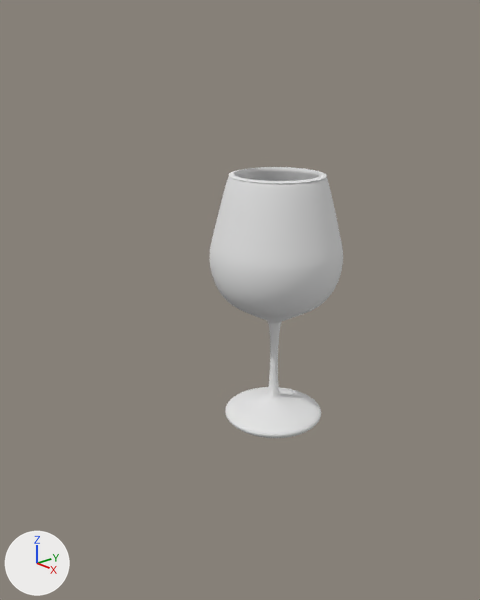
Two versions of the Blender file Blender/Бокал.blend, one commit apart.
Camera for both pictures: a camera (50 mm lens) standing at (4.21, -4.3, 3.47) and looking at (0.39, -0.9, 1.63). The lights are fixed; the arrows at lower left show +X, +Y and +Z.

Before the edit, the objects in view are built like this:
```python
cu_beziercircle = bpy.data.curves.new('BezierCircle', 'CURVE')
cu_beziercircle.dimensions = '3D'
_sp = cu_beziercircle.splines.new('BEZIER'); _sp.bezier_points.add(3)
_sp.bezier_points.foreach_set('co', [-1.674, -0.701, 0.0, -0.674, 0.299, 0.0, 0.326, -0.701, 0.0, -0.674, -1.701, 0.0])
_sp.bezier_points.foreach_set('handle_left', [-1.674, -1.253, 0.0, -1.226, 0.299, 0.0, 0.326, -0.149, 0.0, -0.122, -1.701, 0.0])
_sp.bezier_points.foreach_set('handle_right', [-1.674, -0.149, 0.0, -0.122, 0.299, 0.0, 0.326, -1.253, 0.0, -1.226, -1.701, 0.0])
for _p, _l, _r in zip(_sp.bezier_points, ['AUTO', 'AUTO', 'AUTO', 'AUTO'], ['AUTO', 'AUTO', 'AUTO', 'AUTO']): _p.handle_left_type = _l; _p.handle_right_type = _r
_sp.order_u = 0
_sp.order_v = 0
_sp.use_cyclic_u = True
cu_beziercircle.materials.append(mat_material)  # white #e7e7e7
cu_beziercircle.use_path = True
cu_beziercircle.use_path_clamp = True
cu_beziercircle.bevel_mode = 'OBJECT'
cu_beziercircle.bevel_resolution = 0
cu_beziercircle.fill_mode = 'HALF'
cu_beziercircle.bevel_object = ob_beziercurve
ob_beziercircle = bpy.data.objects.new('BezierCircle', cu_beziercircle)
ob_beziercircle.location = (0.077, 0.089, 0.0)
ob_beziercircle.scale = (0.205, 0.205, 0.205)
```
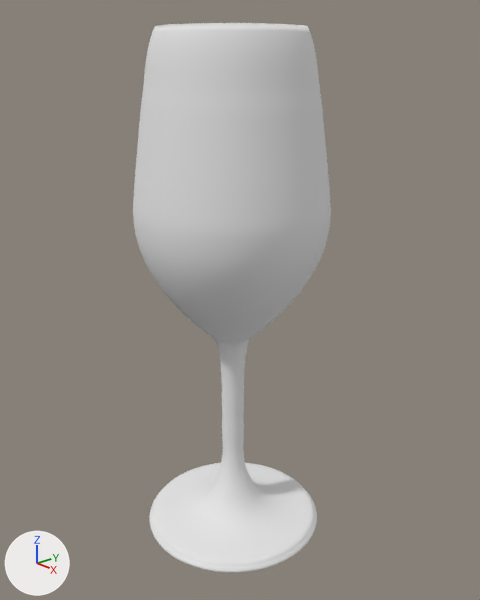
Patch to the scene script:
```diff
--- a/Blender/Бокал.blend.py
+++ b/Blender/Бокал.blend.py
@@ cu_beziercurve @@
 cu_beziercurve.dimensions = '3D'
-_sp = cu_beziercurve.splines.new('BEZIER'); _sp.bezier_points.add(11)
-_sp.bezier_points.foreach_set('co', [1.018, -0.0154, 0.0, -0.841, 0.108, 0.0, -1.345, 0.603, 0.0, 0.665, 1.402, 0.0, 0.595, 5.389, 0.0, -1.275, 6.513, 0.0, -1.997, 8.919, 0.0, -1.114, 12.16, -0.000584, -0.896, 12.24, 0.0, -1.675, 9.3, 0.0, -1.293, 7.043, 0.0, 1.024, 5.387, 0.0])
-_sp.bezier_points.foreach_set('handle_left', [1.02, 1.785, 0.0, -0.692, 0.0529, 0.0, -1.501, 0.419, 0.0, 0.511, 1.123, 0.0, 0.893, 5.373, 0.0, -0.963, 6.207, 0.0, -2.106, 8.19, 0.0, -1.224, 12.06, -0.000584, -1.344, 12.16, 0.0, -1.422, 10.5, 0.0219, -1.956, 8.225, 0.0583, 0.252, 5.939, 0.0])
-_sp.bezier_points.foreach_set('handle_right', [0.291, -0.0384, 0.0, -1.067, 0.191, 0.0, -1.165, 0.814, 0.0, 0.854, 1.74, 0.0, -0.0286, 5.764, 0.0, -1.976, 7.199, 0.0, -1.747, 9.982, 0.0, -1.041, 12.18, -0.000389, -1.155, 11.26, 0.0, -1.859, 8.426, -0.0159, -0.774, 6.119, -0.0456, 1.022, 3.586, 0.0])
-for _p, _l, _r in zip(_sp.bezier_points, ['VECTOR', 'ALIGNED', 'ALIGNED', 'ALIGNED', 'FREE', 'ALIGNED', 'FREE', 'FREE', 'FREE', 'ALIGNED', 'ALIGNED', 'VECTOR'], ['FREE', 'ALIGNED', 'ALIGNED', 'ALIGNED', 'FREE', 'ALIGNED', 'FREE', 'VECTOR', 'VECTOR', 'ALIGNED', 'ALIGNED', 'VECTOR']): _p.handle_left_type = _l; _p.handle_right_type = _r
+_sp = cu_beziercurve.splines.new('BEZIER'); _sp.bezier_points.add(21)
+_sp.bezier_points.foreach_set('co', [2.417, 0.0554, 0.0, 2.394, 0.195, 0.0, 1.697, 0.325, 0.0, 1.282, 0.816, 0.0, 1.172, 1.993, 0.0, 1.276, 3.397, 0.0, 2.178, 4.45, 0.0, 2.446, 5.452, 0.0, 2.254, 6.956, 0.0, 2.028, 7.934, 0.0, -0.0277, 7.934, 0.0, -0.228, 6.833, 0.0, -0.32, 5.057, 0.0, 0.12, 4.1, 0.0, 0.738, 3.42, 0.0, 0.855, 3.168, 0.0, 0.937, 1.99, 0.0, 0.884, 1.12, 0.0, 0.655, 0.508, 0.0, -0.258, 0.202, 0.0, -0.254, 0.0408, 0.0, 1.0, 0.0, 0.0])
+_sp.bezier_points.foreach_set('handle_left', [1.945, 0.0369, 0.0, 2.401, 0.149, 0.0, 1.936, 0.237, 0.0, 1.379, 0.585, 0.0, 1.209, 1.601, 0.0, 1.132, 2.929, 0.0, 1.987, 4.099, 0.0, 2.44, 5.118, 0.0, 2.318, 6.455, 0.0, 2.188, 7.608, 0.0, -0.614, 2.516, 0.0, -0.133, 7.2, 0.0, -0.459, 5.649, 0.0, -0.143, 4.419, 0.0, 0.533, 3.691, 0.0, 0.846, 3.301, 0.0, 0.91, 2.382, 0.0, 0.901, 1.41, 0.0, 0.93, 0.706, 0.0, 0.0696, 0.21, 0.0, -0.255, 0.0944, 0.0, 0.582, 0.0136, 0.0])
+_sp.bezier_points.foreach_set('handle_right', [2.508, 0.114, 0.0, 2.161, 0.239, 0.0, 1.462, 0.412, 0.0, 1.104, 1.242, 0.0, 1.207, 2.461, 0.0, 1.666, 3.748, 0.0, 2.402, 4.849, 0.0, 2.401, 5.954, 0.0, 2.178, 7.282, 0.0, 2.425, 1.99, 0.0, -0.0943, 7.567, 0.0, -0.3, 6.241, 0.0, -0.299, 4.738, 0.0, 0.235, 3.873, 0.0, 0.777, 3.336, 0.0, 0.928, 2.775, 0.0, 0.919, 1.7, 0.0, 0.807, 0.916, 0.0, 0.351, 0.295, 0.0, -0.42, 0.101, 0.0, 0.164, 0.0272, 0.0, 1.667, 0.0, 0.0])
+for _p, _l, _r in zip(_sp.bezier_points, ['VECTOR', 'VECTOR', 'ALIGNED', 'AUTO', 'VECTOR', 'FREE', 'FREE', 'FREE', 'VECTOR', 'FREE', 'FREE', 'FREE', 'FREE', 'FREE', 'FREE', 'FREE', 'VECTOR', 'VECTOR', 'FREE', 'FREE', 'VECTOR', 'VECTOR'], ['FREE', 'VECTOR', 'ALIGNED', 'AUTO', 'VECTOR', 'FREE', 'FREE', 'FREE', 'VECTOR', 'FREE', 'VECTOR', 'FREE', 'FREE', 'FREE', 'VECTOR', 'FREE', 'VECTOR', 'VECTOR', 'FREE', 'FREE', 'VECTOR', 'FREE']): _p.handle_left_type = _l; _p.handle_right_type = _r
 _sp.order_u = 0
@@ cu_beziercircle @@
 _sp = cu_beziercircle.splines.new('BEZIER'); _sp.bezier_points.add(3)
-_sp.bezier_points.foreach_set('co', [-1.674, -0.701, 0.0, -0.674, 0.299, 0.0, 0.326, -0.701, 0.0, -0.674, -1.701, 0.0])
-_sp.bezier_points.foreach_set('handle_left', [-1.674, -1.253, 0.0, -1.226, 0.299, 0.0, 0.326, -0.149, 0.0, -0.122, -1.701, 0.0])
-_sp.bezier_points.foreach_set('handle_right', [-1.674, -0.149, 0.0, -0.122, 0.299, 0.0, 0.326, -1.253, 0.0, -1.226, -1.701, 0.0])
+_sp.bezier_points.foreach_set('co', [-1.0, 0.0, 0.0, 0.0, 1.0, 0.0, 1.0, 0.0, 0.0, 0.0, -1.0, 0.0])
+_sp.bezier_points.foreach_set('handle_left', [-1.0, -0.552, 0.0, -0.552, 1.0, 0.0, 1.0, 0.552, 0.0, 0.552, -1.0, 0.0])
+_sp.bezier_points.foreach_set('handle_right', [-1.0, 0.552, 0.0, 0.552, 1.0, 0.0, 1.0, -0.552, 0.0, -0.552, -1.0, 0.0])
 for _p, _l, _r in zip(_sp.bezier_points, ['AUTO', 'AUTO', 'AUTO', 'AUTO'], ['AUTO', 'AUTO', 'AUTO', 'AUTO']): _p.handle_left_type = _l; _p.handle_right_type = _r
@@ cu_beziercircle @@
 cu_beziercircle.bevel_resolution = 0
+cu_beziercircle.extrude = 0.483
 cu_beziercircle.fill_mode = 'HALF'
@@ ob_beziercircle @@
 ob_beziercircle = bpy.data.objects.new('BezierCircle', cu_beziercircle)
-ob_beziercircle.location = (0.077, 0.089, 0.0)
-ob_beziercircle.scale = (0.205, 0.205, 0.205)
+ob_beziercircle.location = (0.87, -1.407, 0.041)
+ob_beziercircle.scale = (0.456, 0.456, 0.456)
```

Where the change shows, as pixel boxes [x1, y1, x2, y2] in the pictures (480 x 600 px):
'BezierCircle', reshaped, moved, rescaled (49% wider, 103% taller): before [210, 167, 343, 438]; after [133, 23, 331, 573]
